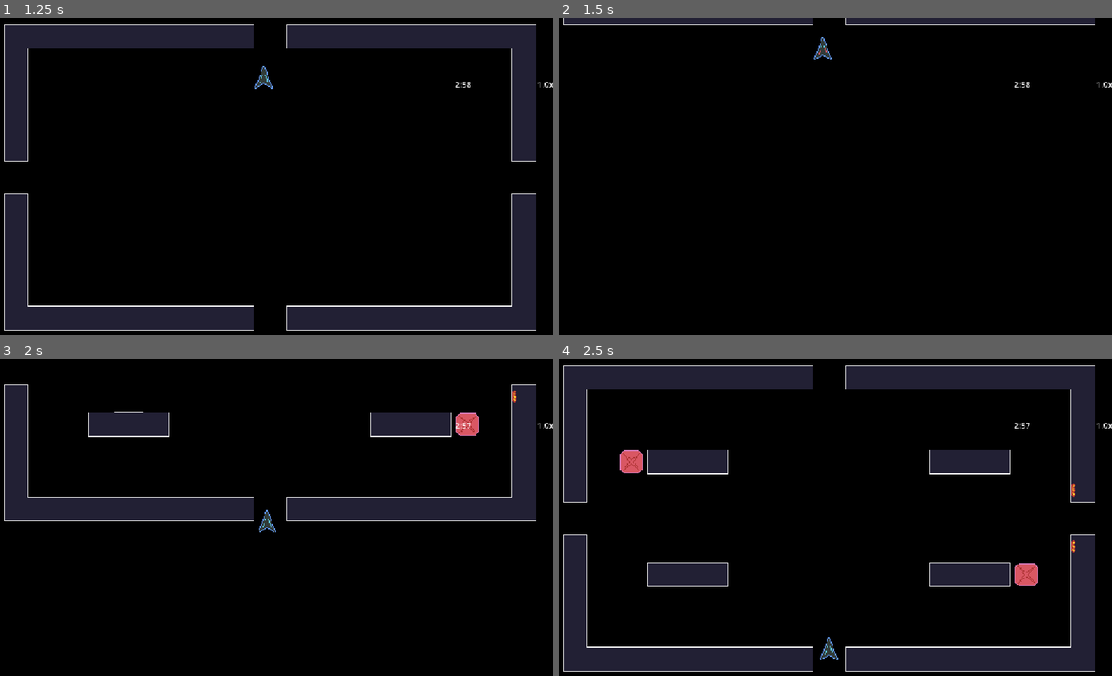
Above: before the commit, frames 1-4 (two rows, left to right).
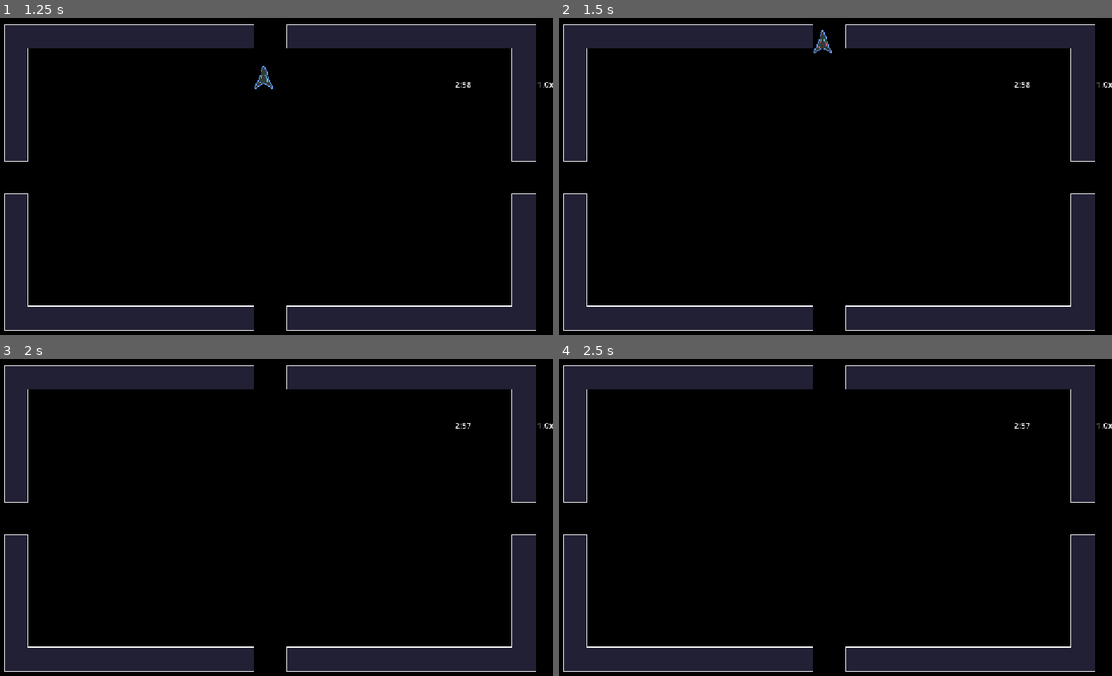
Above: after the commit, the same moments.

Repository: LitaDev-nsfw/Vector
Game: Godot game, scene res://Scenes/game.tscn
Same seed, same stepped clock (60 frames per second), same inputs: the game is played once before the commit and once after it.
Inputs:
- Up to frame 1 (1.25 s): tap Enter at 0.5 s; hold W (move_up) from 0.53 s (still down); tap Down (aim_down) at 0.6 s
- Up to frame 2 (1.5 s): keep holding W (move_up); tap Left (aim_left) at 1.35 s
- Up to frame 3 (2 s): keep holding W (move_up)
- Up to frame 4 (2.5 s): release W (move_up) at 2.03 s; hold A (move_left) from 2.03 s (still down); tap Right (aim_right) at 2.1 s

Frame 1 is identical in both runs. In frame 2, 22% of the frame differs, in the area x 0-97%, y 0-99%; in frame 3, 26%, in the area x 0-97%, y 2-99%; in frame 4, 5.2%.
Error after the commit: Cannot call method 'get_files' on a null value. (res://Data/Scripts/level.gd:23)

Commit message:
new floor bug fix

Diff:
--- a/Data/Scripts/level.gd
+++ b/Data/Scripts/level.gd
@@ -72,3 +72,4 @@
 
 func _on_next_floor(new_floor: int):
 	current_floor = new_floor
+	remaining_rooms = get_remaining_rooms()
--- a/Scenes/game.tscn
+++ b/Scenes/game.tscn
@@ -240,7 +240,9 @@
 
 [node name="Level" type="Node2D" parent="." unique_id=1708957120 node_paths=PackedStringArray("current_room_node", "level_camera")]
 script = ExtResource("2_ewbju")
+current_room = null
 current_room_node = NodePath("StartingRoom")
+current_floor = null
 level_camera = NodePath("Camera2D")
 
 [node name="Camera2D" type="Camera2D" parent="Level" unique_id=1526536229]
